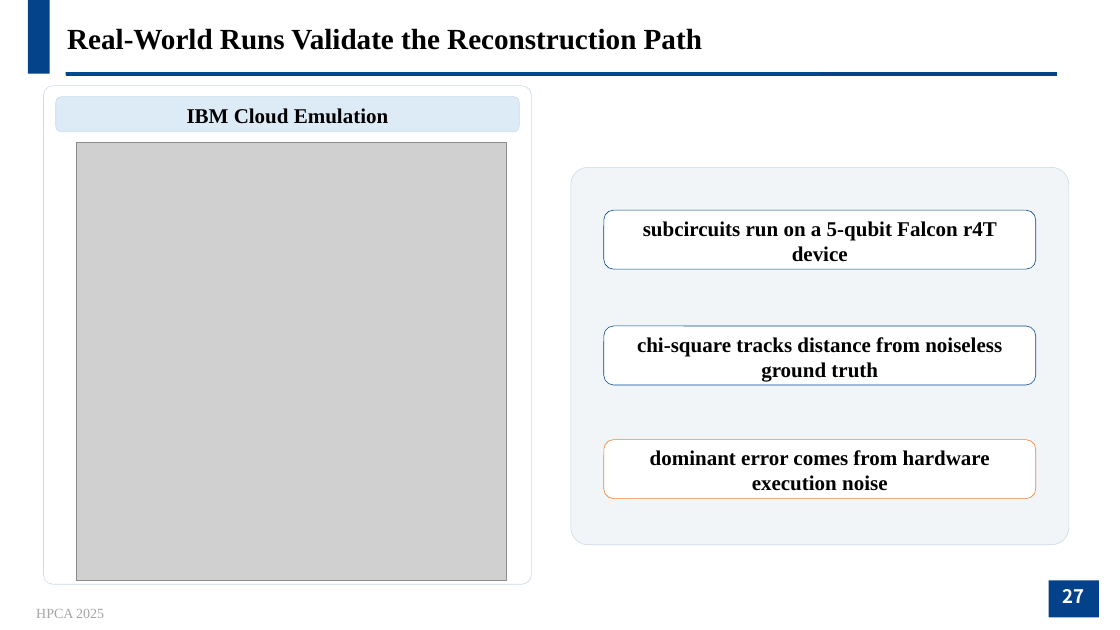
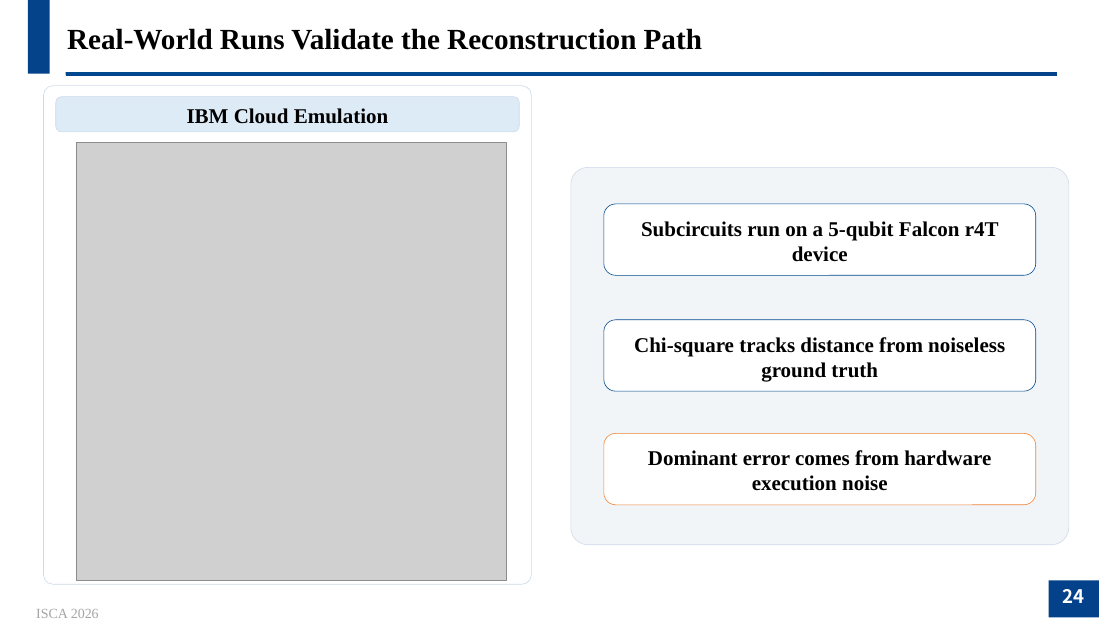
Before and after one commit to JanusQ/Janus4, a slide deck: slide 24 of adaptiveQC/pptx/AdaptDQC_Adaptive_Distributed_Quantum_Computing_With_Quantitative_Performance_Analysis.pptx (slide 27 before the commit). Drawn at 1120x630 pixels with LibreOffice and Linux fonts; fonts in the diff are those of the drawing; grey boxes stand for pictures; background and template pictures are left out. Boxes give left, top, right and bottom in pixels: in the first picture for what was removed or moved away, otherwise in the second. Text is boxed around its words. In the diff, an @@ line names an element or a change of style, - is before the commit and + after.

```diff
--- a/adaptiveQC/pptx/AdaptDQC_Adaptive_Distributed_Quantum_Computing_With_Quantitative_Performance_Analysis.pptx
+++ b/adaptiveQC/pptx/AdaptDQC_Adaptive_Distributed_Quantum_Computing_With_Quantitative_Performance_Analysis.pptx
@@ rounded rectangle "Subcircuits run on a 5-qubit ...": place and size @@
-rounded rectangle "Subcircuits run on a 5-qubit ..." at (604,210,1036,269)
+rounded rectangle "Subcircuits run on a 5-qubit ..." at (604,204,1036,276)
@@ text in rounded rectangle at (641,221,999,262): text changed @@
-subcircuits run on a 5-qubit Falcon r4T device
+Subcircuits run on a 5-qubit Falcon r4T device
@@ rounded rectangle "Chi-square tracks distance from noiseless ...": place and size @@
-rounded rectangle "Chi-square tracks distance from noiseless ..." at (604,326,1036,385)
+rounded rectangle "Chi-square tracks distance from noiseless ..." at (604,320,1036,392)
@@ text in rounded rectangle at (634,337,1005,382): text changed @@
-chi-square tracks distance from noiseless ground truth
+Chi-square tracks distance from noiseless ground truth
@@ rounded rectangle "Dominant error comes from hardware ...": place and size @@
-rounded rectangle "Dominant error comes from hardware ..." at (604,439,1036,498)
+rounded rectangle "Dominant error comes from hardware ..." at (604,434,1036,505)
@@ text in rounded rectangle at (648,450,991,491): text changed @@
-dominant error comes from hardware execution noise
+Dominant error comes from hardware execution noise
@@ page number at (1063,589,1085,603): text changed @@
-27
+24
@@ text at (36,609,99,618): text changed @@
-HPCA 2025
+ISCA 2026
```
Also in this commit, not shown: 23 other slides changed, 4 slides added, 7 slides removed, 1 other file.
